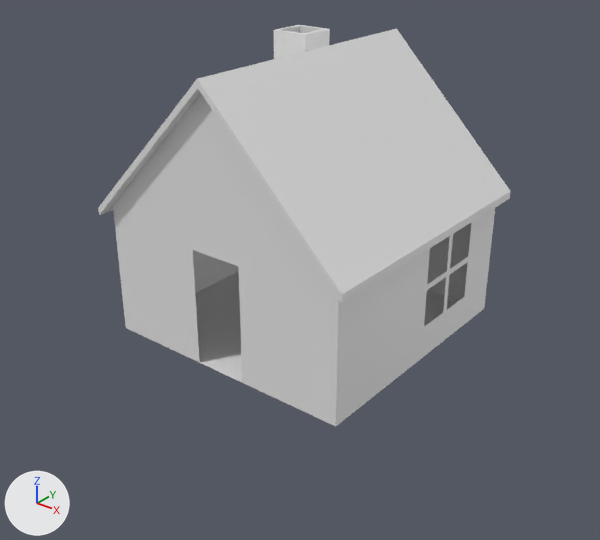
One commit to the Blender file BLENDER/House.blend: the scene before it, then after it.
Camera for both pictures: a camera (50 mm lens) standing at (3.51, -4.5, 2.18) and looking at (0.09, -0.22, -0.47). Every picture has the same lights, and +X, +Y and +Z are marked at lower left.
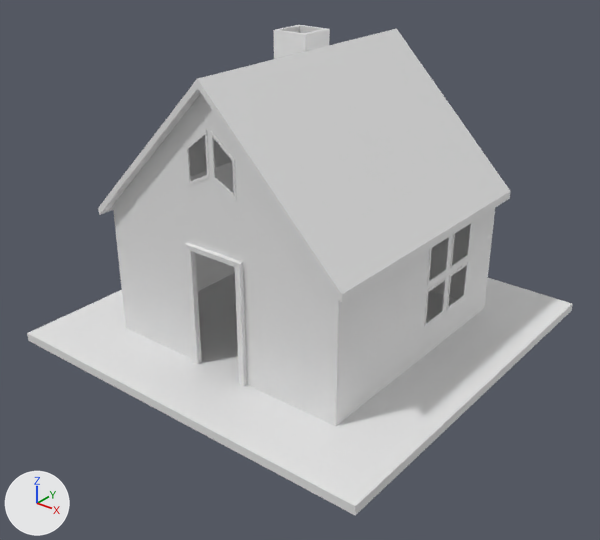
Changed parts and their boxes [x1, y1, x2, y2] in the pictures (600 x 540 px):
'Cube', reshaped: before [113, 94, 495, 427]; after [113, 94, 495, 426]
'Cube.002', reshaped: before [273, 25, 330, 59]; after [27, 25, 573, 515]
'Cube.003', added: after [184, 243, 247, 387]
'Cube.005', added: after [424, 222, 472, 327]
'Cube.004', added: after [186, 130, 236, 200]
part 1 of me_cube_001, built on: before [113, 94, 340, 382]; after [113, 94, 340, 303]
part 2 of me_cube, added: after [27, 273, 573, 515]

The change, as a list of edits to the scene's bpy script:
```text
Change me_cube_001:
    used by ob_cube; location = (0.0, 0.0, 0.0)
    remove me_cube_001.from_pydata(...)  # 129 vertices, 118 faces; spans x -1.0..1.0, y -1.0..1.0, z -1.0..1.01
    add me_cube_001.from_pydata(...)  # 229 vertices, 212 faces; spans x -1.0..1.0, y -1.0..1.0, z -1.0..1.01
    me_cube_001 part 1
    46 faces are deleted
    70 vertices are added at x -1.0..1.0, y -1.0..1.0, z -1.0..0.99
    12 new vertices lie (0.0, 0.0, -0.06) away from vertices in x -1.0..1.0, y -1.0..1.0, z 0.01
    12 new vertices lie (0.0, 0.0, 0.04) away from vertices in x -1.0..1.0, y -1.0..1.0, z -0.12
    6 new vertices lie (0.0, 0.0, -0.15) away from vertices in x -0.02..0.02, y -1.0..1.0, z 0.58..0.59
    140 new faces join them
Change me_cube:
    where me_cube.from_pydata(...)  # 16 vertices, 14 faces; spans x -1.0..1.0, y -1.0..1.0, z -1.0..1.96
    used by ob_cube_002; location = (-0.675, 0.752, 0.453); scale = (0.157, 0.157, 0.296)
    me_cube part 2: a new loose piece, a box spanning x -5.38..13.98, y -14.47..4.89, z -5.13..-4.9
Add me_cube_008:
    me_cube_008.from_pydata(...)  # 64 vertices, 64 faces; spans x 0.997..1.005, y 0.04..0.625, z -0.739..-0.116
Add me_cube_006:
    me_cube_006.from_pydata(...)  # 48 vertices, 48 faces; spans x -0.206..0.206, y -1.005..-0.991, z 0.34..0.743
Add me_cube_005:
    me_cube_005.from_pydata(...)  # 64 vertices, 64 faces; spans x -0.248..0.247, y -1.031..-0.981, z -1.044..-0.074
Add ob_cube_005:
    ob_cube_005 = bpy.data.objects.new('Cube.005', me_cube_008)
    ob_cube_005.location = (0.0, 0.0, 0.0)
Add ob_cube_004:
    ob_cube_004 = bpy.data.objects.new('Cube.004', me_cube_006)
    ob_cube_004.location = (0.0, 0.0, 0.0)
Add ob_cube_003:
    ob_cube_003 = bpy.data.objects.new('Cube.003', me_cube_005)
    ob_cube_003.location = (0.0, 0.0, 0.0)
```
